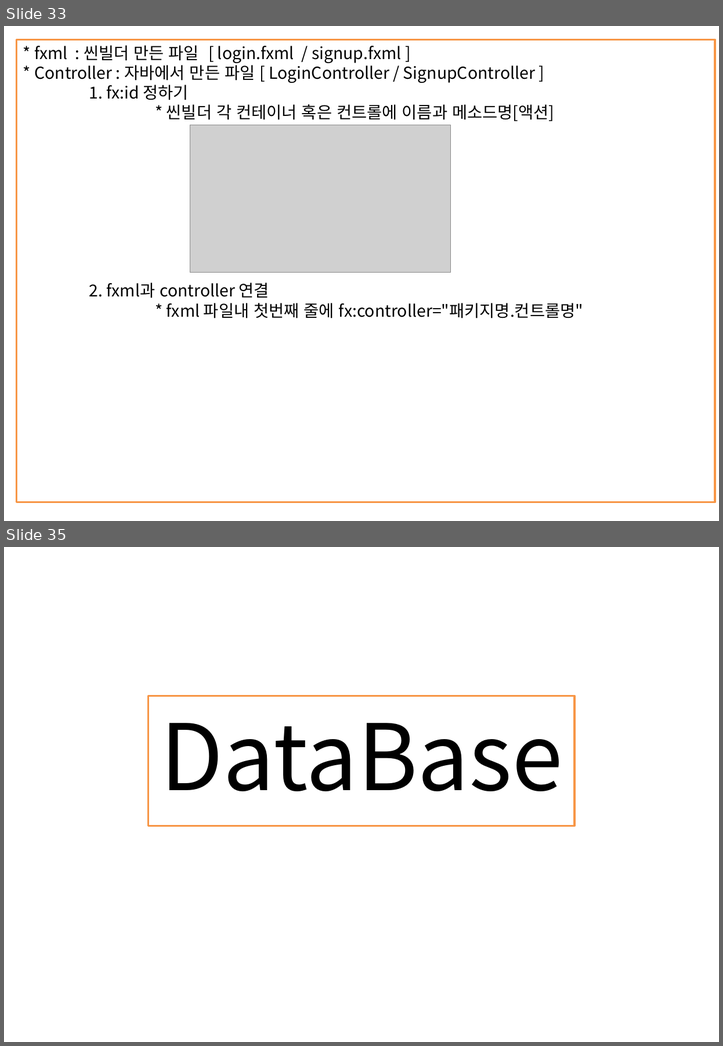
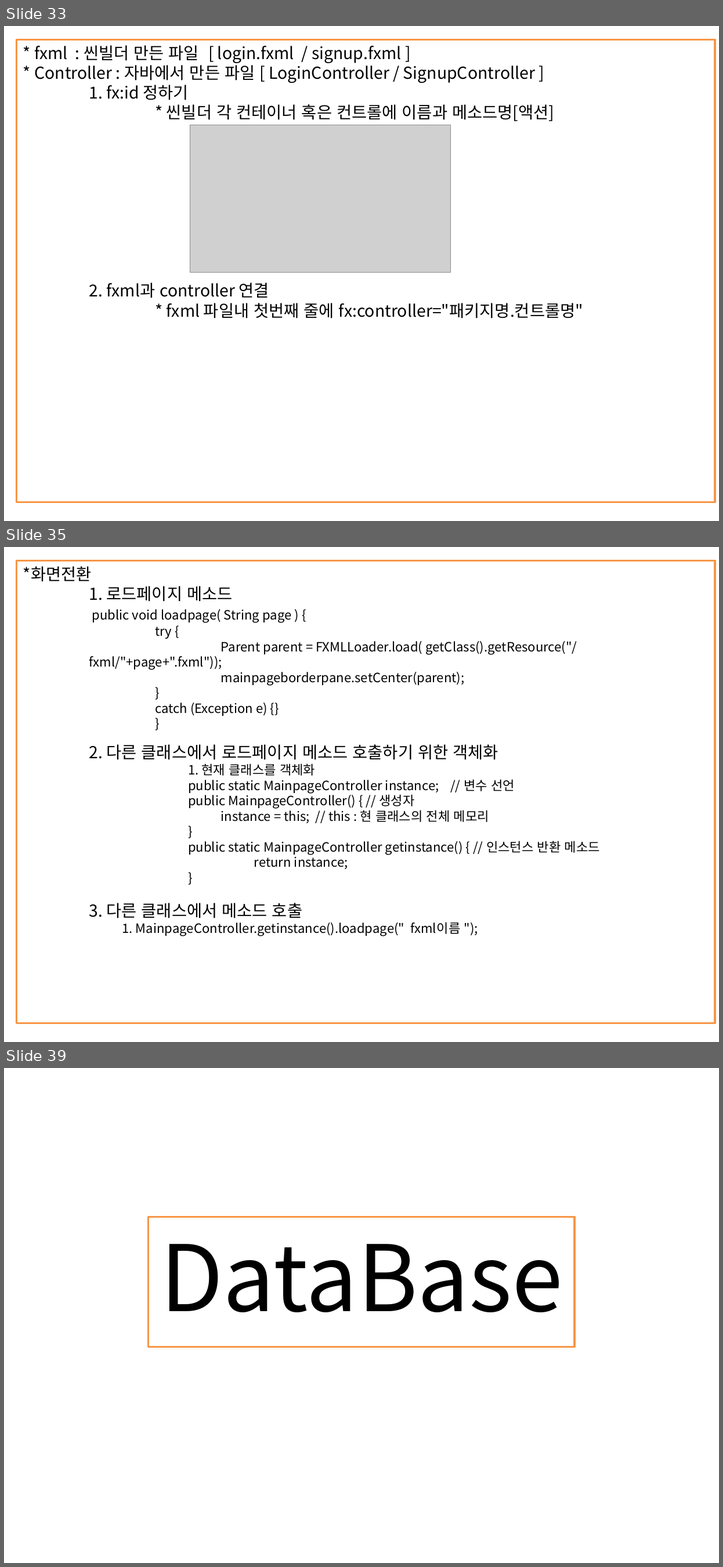
Before and after one commit to kth0027/ezen_kth, a slide deck: Study_Revise/JAVA-PPT/JAVA정리.pptx. Shown one above the other, each under a label of ours: slides 33 and 35 before the commit, slides 33, 35 and 39 after it; the slides between them are not shown. The pictures are 723x1046 and 723x1567 pixels, drawn with LibreOffice and Linux fonts; fonts in the diff are those of the drawing; grey boxes stand for pictures. Boxes give left, top, right and bottom in pixels: in the first picture for what was removed or moved away, otherwise in the second. Text is boxed around its words. In the diff, an @@ line names an element or a change of style, - is before the commit and + after.

```diff
--- a/Study_Revise/JAVA-PPT/JAVA정리.pptx
+++ b/Study_Revise/JAVA-PPT/JAVA정리.pptx
@@ slide 35 added at bbox=[4, 547, 719, 1042], background #FFFFFF @@
@@ rectangle added at bbox=[17, 561, 714, 1023], outline #F79646 2 pt, 14 pt, text #000000 @@
+*화면전환
+1. 로드페이지 메소드
+public void loadpage( String page ) {
+    try {
+    Parent parent = FXMLLoader.load( getClass().getResource("/fxml/"+page+".fxml"));
+    mainpageborderpane.setCenter(parent);
+    }
+    catch (Exception e) {}
+    }
+    2. 다른 클래스에서 로드페이지 메소드 호출하기 위한 객체화
+  1. 현재 클래스를 객체화
+      public static MainpageController instance; // 변수 선언
+      public MainpageController() { // 생성자
+        instance = this; // this : 현 클래스의 전체 메모리
+      }
+      public static MainpageController getinstance() { // 인스턴스 반환 메소드
+      return instance;
+      }
+    3. 다른 클래스에서 메소드 호출
+      1. MainpageController.getinstance().loadpage(" fxml이름 ");
@@ what was slide 35 is now slide 39 @@
```
Also in this commit, not shown: 4 slides changed, 8 other slides added, 2 other files.
